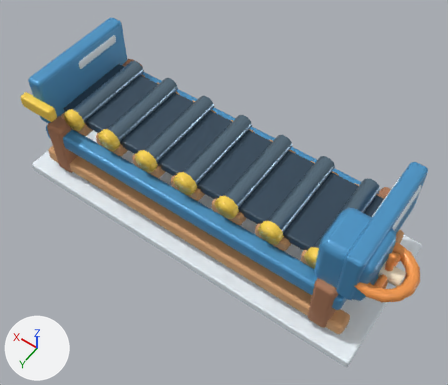
Two versions of the glTF model HavenlineGodot/assets/stations_v2/conveyor_straight.glb, one commit apart.
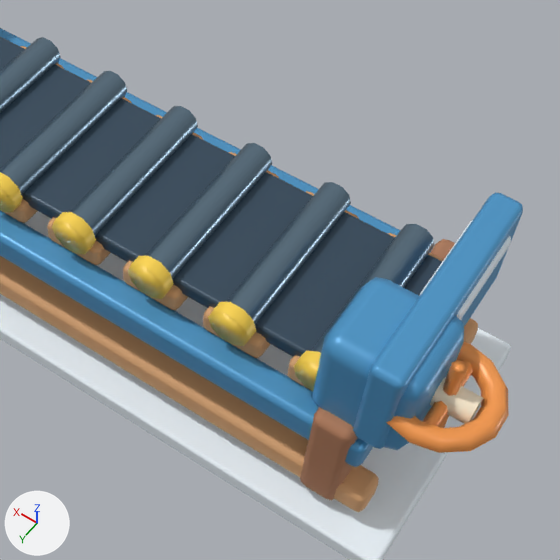
Old and new are each drawn whole from a 50 mm camera at (-1.99, 2.68, 4.47) aimed at (-0.15, 0.11, 0.43) and again close up on the part from 32% to 100% of the width and 15% to 94% of the height. Arrows for +X, +Y and +Z are at lower left; the lights stay in place. The first two pictures are the older version. Vertices at exactly the same position are counted once.

Objects in the first close-up: 'conveyor_straight'.
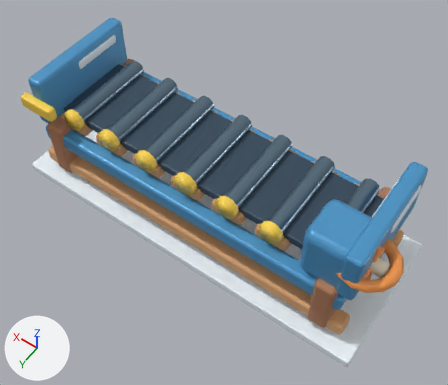
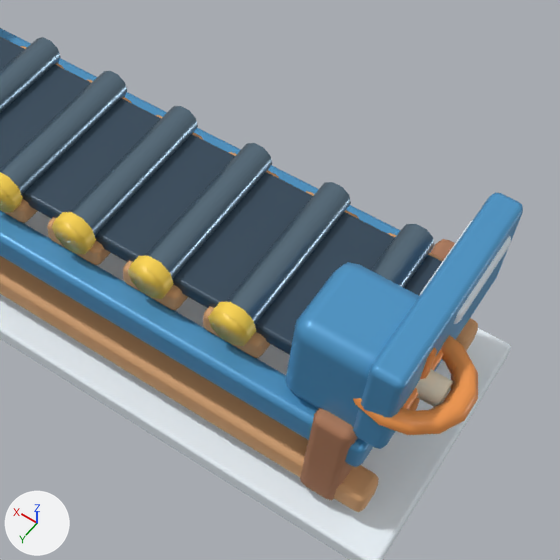
Pixel boxes [x1, y1, x2, y2] of what changed, in the close-ups (560 x 560 px; the box of a moved part takes in the faces that stretch with it):
```json
{"part": 1, "of": "me_conveyor_straight", "change": "moved or reshaped", "before": [312, 277, 464, 450], "after": [285, 262, 420, 427]}
{"part": 2, "of": "me_conveyor_straight", "change": "moved or reshaped", "before": [386, 342, 509, 453], "after": [353, 335, 478, 435]}
{"part": 3, "of": "me_conveyor_straight", "change": "moved or reshaped", "before": [423, 360, 473, 428], "after": [402, 347, 443, 411]}
{"part": 4, "of": "me_conveyor_straight", "change": "moved or reshaped", "before": [430, 377, 483, 424], "after": [415, 369, 453, 407]}
```

Edits to the scene script, one JSON object a line:
```json
{"block": "me_conveyor_straight", "where": "# used by ob_conveyor_straight; location = (0.0, 0.0, 0.0)"}
{"op": "remove", "block": "me_conveyor_straight", "code": "me_conveyor_straight.from_pydata(...)  # 1761 vertices, 3364 faces; spans x -1.84..1.67, y -0.65..0.65, z -0.03..1.1"}
{"op": "add", "block": "me_conveyor_straight", "code": "me_conveyor_straight.from_pydata(...)  # 1761 vertices, 3364 faces; spans x -1.72..1.67, y -0.65..0.65, z -0.03..1.1"}
{"block": "me_conveyor_straight", "change": "me_conveyor_straight part 1: the loose piece of 56 vertices spanning x -1.59..-1.17, y 0.07..0.49, z 0.59..1.07 is moved by (0.12, 0.0, 0.0)"}
{"block": "me_conveyor_straight", "change": "me_conveyor_straight part 2: the loose piece of 84 vertices spanning x -1.84..-1.36, y 0.03..0.53, z 0.8..0.88 is moved by (0.12, 0.0, 0.0)"}
{"block": "me_conveyor_straight", "change": "me_conveyor_straight part 3: the loose piece of 59 vertices spanning x -1.66..-1.6, y 0.08..0.48, z 0.64..1.04 is moved by (0.12, 0.0, 0.0)"}
{"block": "me_conveyor_straight", "change": "me_conveyor_straight part 4: the loose piece of 22 vertices spanning x -1.74..-1.58, y 0.22..0.34, z 0.78..0.9 is moved by (0.12, 0.0, 0.0)"}
```
